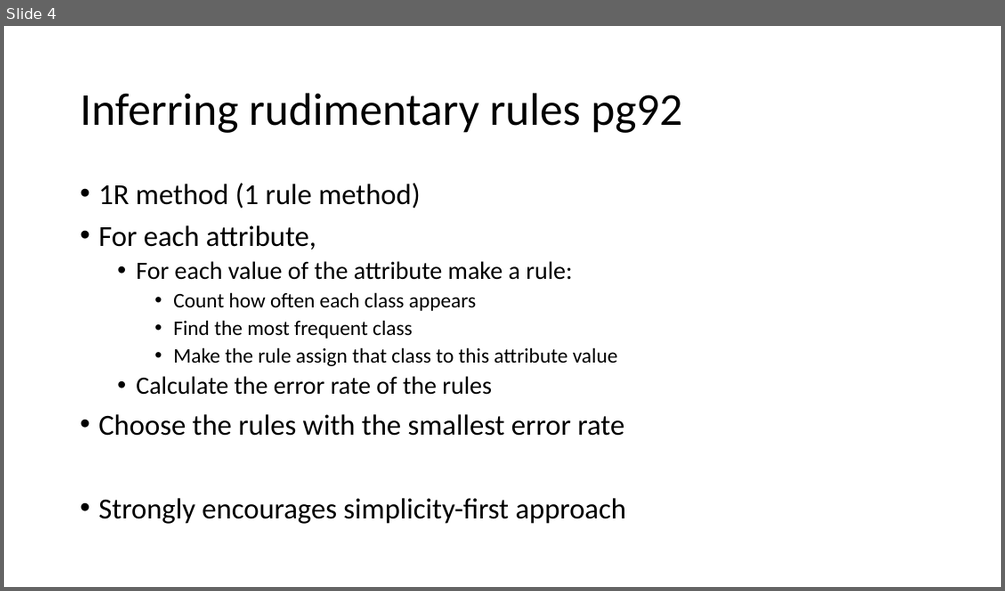
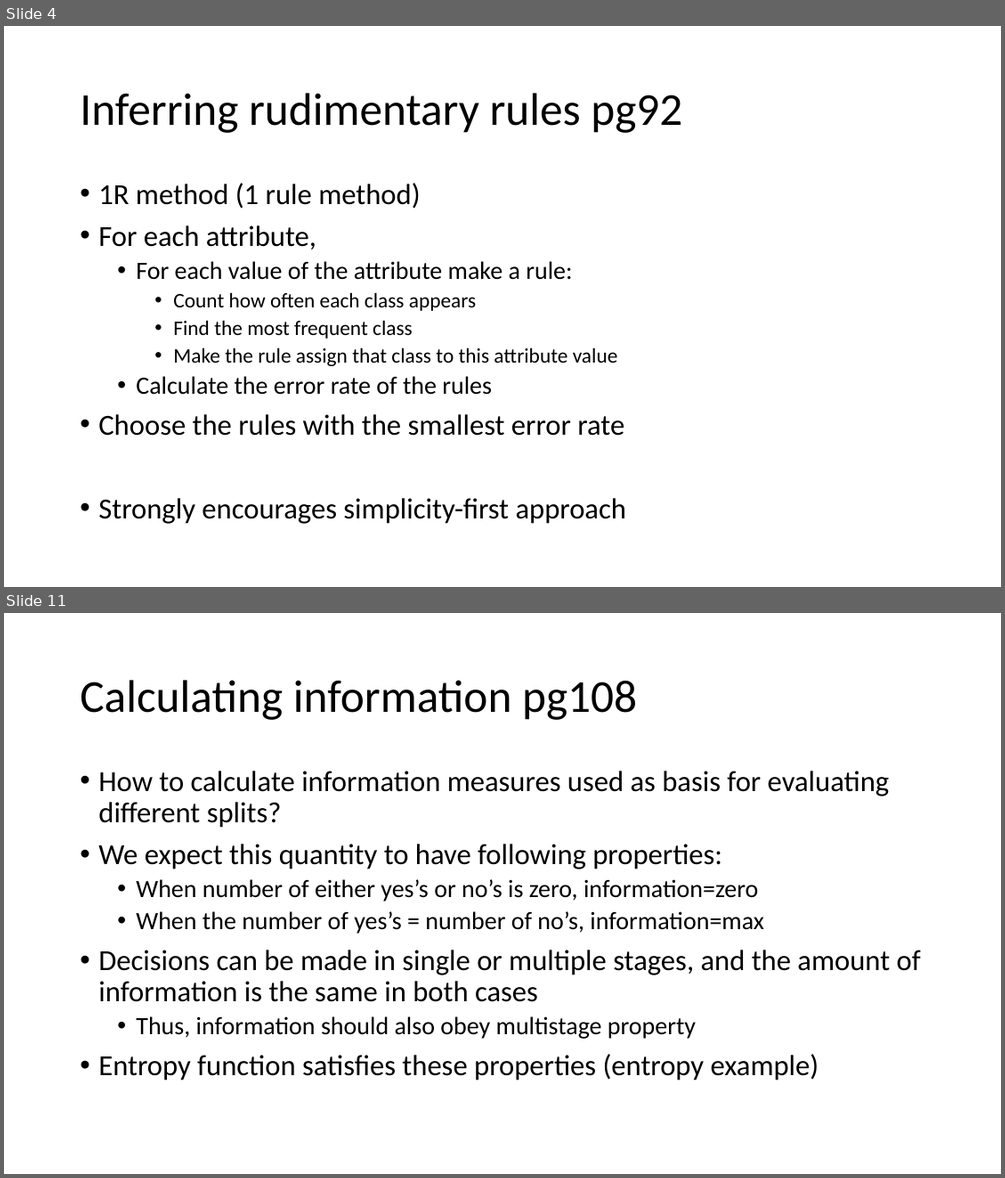
Before and after one commit to russellu/cs405, a slide deck: Lecture_Algorithms.pptx. Shown one above the other, each under a label of ours: slide 4 before the commit, slides 4 and 11 after it; the slides between them are not shown. The pictures are 1005x591 and 1005x1178 pixels, drawn with LibreOffice and Linux fonts; fonts in the diff are those of the drawing. Boxes give left, top, right and bottom in pixels: in the first picture for what was removed or moved away, otherwise in the second. Text is boxed around its words. In the diff, an @@ line names an element or a change of style, - is before the commit and + after.

```diff
--- a/Lecture_Algorithms.pptx
+++ b/Lecture_Algorithms.pptx
@@ slide 11 added at <box>4,613,1001,1174</box>, background #FFFFFF @@
@@ title added at <box>80,680,637,720</box>, 44 pt, text #000000 @@
+Calculating information pg108
@@ text added at <box>98,771,921,1080</box>, 28 pt, text #000000 @@
+• How to calculate information measures used as basis for evaluating different splits?
+• We expect this quantity to have following properties:
+  • When number of either yes’s or no’s is zero, information=zero
+  • When the number of yes’s = number of no’s, information=max
+• Decisions can be made in single or multiple stages, and the amount of information is the same in both cases
+  • Thus, information should also obey multistage property
+• Entropy function satisfies these properties (entropy example)
```
Also in this commit, not shown: 1 slide changed, 32 other slides added.
